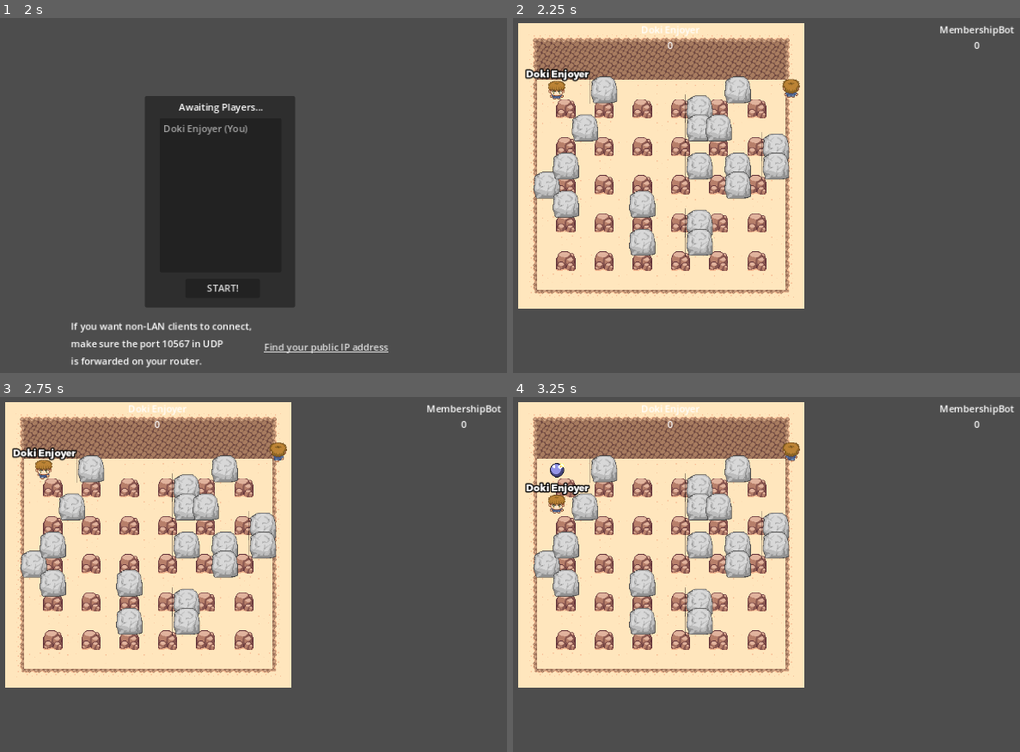
Above: before the commit, frames 1-4 (two rows, left to right).
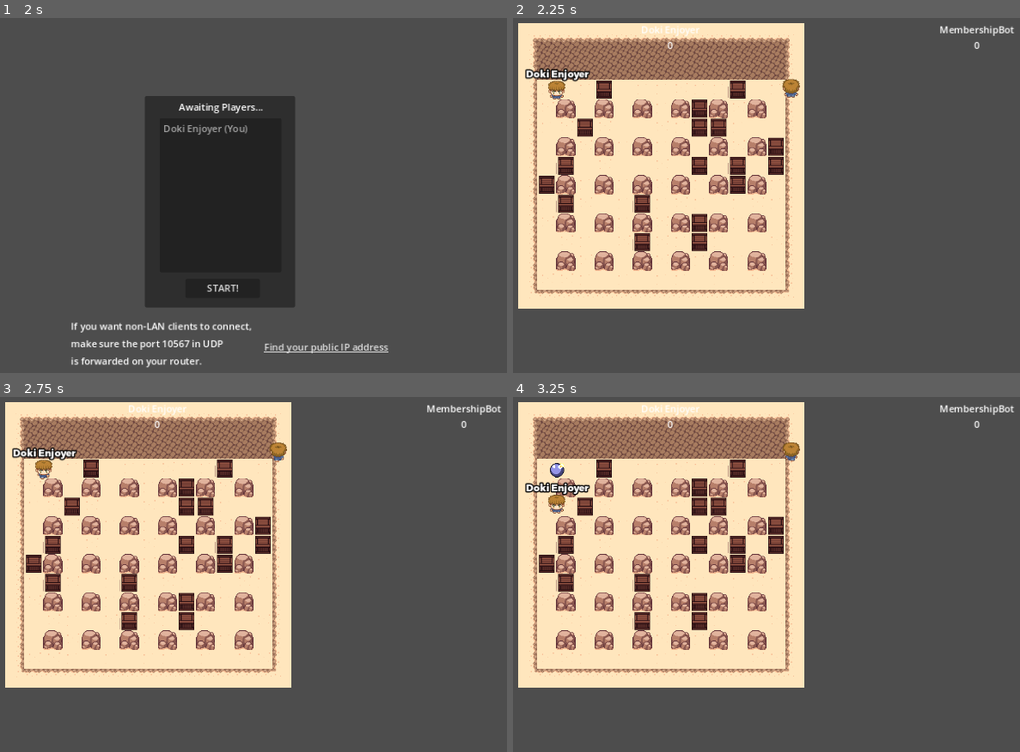
Above: after the commit, the same moments.

Repository: Dragoon-Project-Squad/bomberbird
Game: Godot game, scene res://scenes/lobby.tscn
The game is run twice, just before and just after one commit, with the same random seed, the same clock (stepped at 60 frames per second) and the same inputs. Sound files missing from this copy of the repository are replaced by a short silence.
Inputs:
- Up to frame 1 (2 s): tap Enter at 0.5 s; hold D (move_right) 0.53-1.25 s; hold Space (set_bomb) 0.53-1.25 s; click "Host" at 1.25 s
- Up to frame 2 (2.25 s): click "START!" at 2 s
- Up to frame 3 (2.75 s): no input
- Up to frame 4 (3.25 s): tap Space (set_bomb) at 2.75, 2.85 s; hold S (move_down) from 2.78 s (still down)

Frame 1 is identical in both runs. In frame 2, 6.2% of the frame differs, in the area x 4-55%, y 16-68%; in frame 3, 6.2%; in frame 4, 6.2%.

Commit message:
updated breakable sprite

Diff:
--- a/scenes/breakable.tscn
+++ b/scenes/breakable.tscn
@@ -1,7 +1,7 @@
 [gd_scene load_steps=7 format=3 uid="uid://bao3yernlglws"]
 
 [ext_resource type="Script" path="res://scripts/breakable.gd" id="1"]
-[ext_resource type="Texture2D" uid="uid://bdomqql6y50po" path="res://assets/brickfloor.png" id="2"]
+[ext_resource type="Texture2D" uid="uid://b7xhajclwoa2f" path="res://assets/desert_objects.png" id="2_qd0fb"]
 [ext_resource type="AudioStream" uid="uid://36rjkxoq18ne" path="res://sound/fx/debrisdeath.wav" id="3_8bomw"]
 
 [sub_resource type="RectangleShape2D" id="1"]
@@ -46,9 +46,9 @@
 script = ExtResource("1")
 
 [node name="Sprite" type="Sprite2D" parent="."]
-texture = ExtResource("2")
+texture = ExtResource("2_qd0fb")
 region_enabled = true
-region_rect = Rect2(96, 0, 48, 48)
+region_rect = Rect2(32, 0, 32, 32)
 
 [node name="Shape" type="CollisionShape2D" parent="."]
 shape = SubResource("1")
